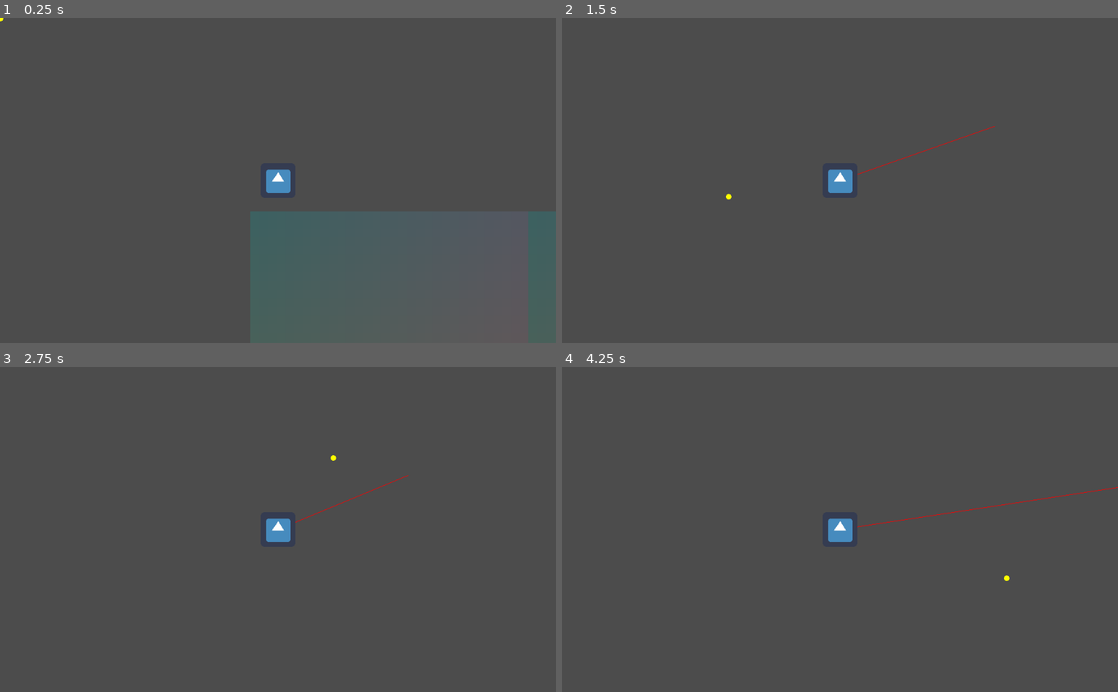
Above: before the commit, frames 1-4 (two rows, left to right).
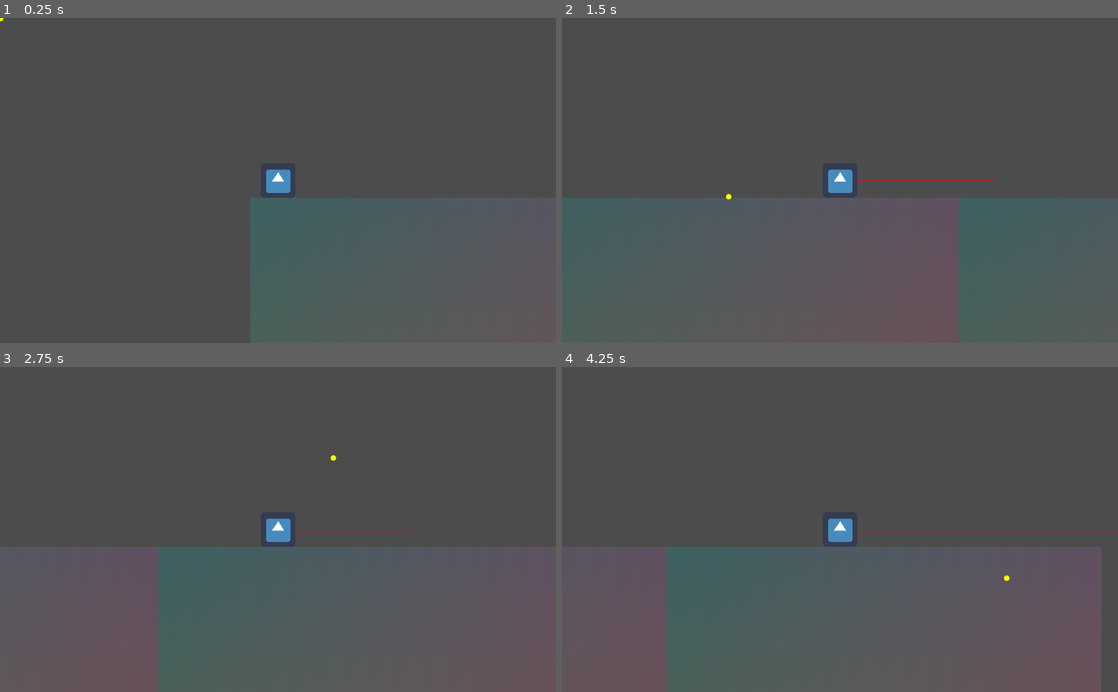
Above: after the commit, the same moments.

Repository: JaedanC/GoTeria
Game: Godot game, scene res://scenes/WorldSpawn/WorldSpawn.tscn
Two runs of this game, one before a commit and one after it. Both use one fixed random seed, a clock stepped at 60 frames per second and the inputs below. Before the commit the project starts from res://scenes/WorldSpawn.tscn. The engine's default icon, where the game draws it, is replaced by a stand-in: a white triangle on a blue panel in a dark square.
Inputs (mouse positions are in pixels of both pictures, inside the frame that each line leads up to):
- Up to frame 1 (0.25 s): no input
- Up to frame 2 (1.5 s): tap Enter at 0.5 s; move the mouse to (962, 164) at 0.52 s; hold D (move_right) from 0.53 s (still down); click (962, 164) at 0.6 s; tap Space (jump) at 0.77 s; move the mouse to (728, 196) at 1.27 s; right-click (728, 196) at 1.35 s
- Up to frame 3 (2.75 s): tap Space (jump) at 1.52 s; move the mouse to (333, 458) at 2.02 s; release D (move_right) at 2.03 s; hold A (move_left) from 2.03 s (still down); hold P (show_mappings) from 2.03 s (still down)
- Up to frame 4 (4.25 s): move the mouse to (812, 594) at 2.77 s; release A (move_left) at 2.78 s; release P (show_mappings) at 2.78 s; hold D (move_right) from 2.78 s (still down); tap Mouse wheel down (zoom_in) at 2.85 s; click (812, 594) at 2.92 s; tap Space (jump) at 3.02, 3.77 s; move the mouse to (1006, 578) at 3.52 s; hold Mouse wheel up (zoom_out) from 3.53 s (still down); tap M (save_world) at 4.15 s

The runs differ from the first frame. In frame 1, 1.1% of the frame differs, in the area x 95-100%, y 59-92%; in frame 2, 1.5%; in frame 3, 1.8%; in frame 4, 3.0%, in the area x 6-100%, y 36-100%.

Commit message:
Moved code. Removed hardcoding of hitbox. Collision is a component now

Diff:
--- a/Component.gd
+++ /dev/null
@@ -1,6 +0,0 @@
-extends Node2D
-
-var
-
-func _ready():
-	pass
--- a/WorldCollisionComponent.gd
+++ /dev/null
@@ -1,11 +0,0 @@
-extends Node2D
-
-var terrain = null
-var parent = null
-
-func _ready():
-	terrain = get_tree().get_root().find_node("Terrain", true, false)
-	parent = get_parent()
-
-func _physics_process(delta):
-	pass
--- a/project.godot
+++ b/project.godot
@@ -16,12 +16,12 @@
 [application]
 
 config/name="Testing"
-run/main_scene="res://scenes/WorldSpawn.tscn"
+run/main_scene="res://scenes/WorldSpawn/WorldSpawn.tscn"
 config/icon="res://icon.png"
 
 [autoload]
 
-InputLayering="*res://scenes/InputLayering.gd"
+InputLayering="*res://scenes/Singletons/InputLayering.gd"
 
 [display]
 
--- a/scenes/Block.tscn
+++ b/scenes/Block/Block.tscn
@@ -1,9 +1,12 @@
-[gd_scene load_steps=2 format=2]
+[gd_scene load_steps=3 format=2]
+
+[ext_resource path="res://scenes/Block/BlockHitbox.gd" type="Script" id=1]
 
 [sub_resource type="RectangleShape2D" id=1]
-extents = Vector2( 8, 8 )
+extents = Vector2( 1, 1 )
 
 [node name="Block" type="StaticBody2D"]
 
 [node name="Hitbox" type="CollisionShape2D" parent="."]
 shape = SubResource( 1 )
+script = ExtResource( 1 )
--- /dev/null
+++ b/scenes/Block/BlockHitbox.gd
@@ -0,0 +1,7 @@
+extends CollisionShape2D
+
+
+func _ready():
+	var shape = get_shape()
+	var terrain = get_tree().get_root().find_node("Terrain", true, false)
+	shape.extents = terrain.block_pixel_size / 2
--- a/scenes/Chunk/Chunk.gd
+++ b/scenes/Chunk/Chunk.gd
@@ -4,12 +4,10 @@
 var block_count : Vector2
 var block_pixel_size : Vector2
 
-var block_scene = preload("res://scenes/Block.tscn")
-
 var blocks = {
 }
 
-func _process(delta):
+func _process(_delta):
 #	update()
 	pass
 
@@ -40,10 +38,6 @@
 #				abs(sin(randi()) - 0.5)
 			)
 
-#			var block = block_scene.instance()
-#			block.position = Vector2(i, j) * self.block_pixel_size + self.block_pixel_size / 2
-#			add_child(block)
-
 
 func save_chunk():
 	"""
@@ -62,8 +56,8 @@
 	chunk.open_compressed("user://chunk_data/%s.dat" % chunk_position, File.WRITE, File.COMPRESSION_ZSTD)
 
 	# Save all chunk data in here
-	for i in range(block_count.x):
-		for j in range(block_count.y):
+	for _i in range(block_count.x):
+		for _j in range(block_count.y):
 			chunk.store_16(floor(rand_range(0, 5)))
 	chunk.close()
 
--- /dev/null
+++ b/scenes/Components/CollisionComponent.gd
@@ -0,0 +1,101 @@
+extends Node2D
+
+var terrain = null
+var parent = null
+var parent_hitbox = null
+var parent_rigidbody = null
+
+var prev_parent_hitbox_rect = null
+var next_parent_hitbox_rect = null
+var merged_parent_hitbox_rect = null
+
+var block_scene = preload("res://scenes/Block/Block.tscn")
+var loaded_blocks = {}
+
+func _ready():
+	terrain = get_tree().get_root().find_node("Terrain", true, false)
+	parent = get_parent()
+	parent_hitbox = parent.find_node("Hitbox", true, false)
+	parent_rigidbody = parent.find_node("Rigidbody", true, false)
+	parent.velocity
+
+func _physics_process(delta):
+	update_collision_visiblity_rect(delta)
+	delete_invisible_blocks_hitboxes()
+	create_visible_blocks_hitboxes()
+	move(parent.velocity, delta)
+
+func update_collision_visiblity_rect(delta):
+	var hitbox_size = parent_hitbox.get_shape().get_extents()
+	# TODO Hardcoded hitbox size
+	var collision_visibility = parent_hitbox.position - hitbox_size
+	prev_parent_hitbox_rect = Rect2(collision_visibility + parent_rigidbody.position, 2 * hitbox_size)
+	next_parent_hitbox_rect = prev_parent_hitbox_rect
+	next_parent_hitbox_rect.position += parent.velocity * delta
+	merged_parent_hitbox_rect = next_parent_hitbox_rect.merge(prev_parent_hitbox_rect)
+
+func create_visible_blocks_hitboxes():
+	var visible_blocks = get_hitbox_visibility_points(merged_parent_hitbox_rect)
+	for visible_block_point in visible_blocks:
+		if loaded_blocks.has(visible_block_point):
+			continue
+
+		var existing_block = terrain.get_block_from_world_position(visible_block_point * terrain.block_pixel_size)
+		if existing_block and existing_block["id"] != 0:
+			var block = block_scene.instance()
+			block.position = visible_block_point * terrain.block_pixel_size + terrain.block_pixel_size / 2
+			add_child(block)
+			loaded_blocks[visible_block_point] = block
+
+func delete_invisible_blocks_hitboxes():
+	var visible_blocks = {}
+	for visible_block_point in get_hitbox_visibility_points(merged_parent_hitbox_rect):
+		if loaded_blocks.has(visible_block_point):
+			var existing_block_data = terrain.get_block_from_world_position(visible_block_point * terrain.block_pixel_size)
+			if existing_block_data["id"] == 0:
+				continue
+			visible_blocks[visible_block_point] = loaded_blocks[visible_block_point]
+			loaded_blocks.erase(visible_block_point)
+
+	for invisible_blocks in loaded_blocks.keys():
+		loaded_blocks[invisible_blocks].queue_free()
+
+	loaded_blocks = visible_blocks
+
+func get_hitbox_visibility_points(area : Rect2) -> Array:
+	var visibility_points = []
+	var top_left = (area.position / terrain.block_pixel_size).floor()
+	var bottom_right = ((area.position + area.size) / terrain.block_pixel_size).floor()
+	for i in range(top_left.x, bottom_right.x + 1):
+		for j in range(top_left.y, bottom_right.y + 1):
+			var visible_point = Vector2(i, j)
+			visibility_points.append(visible_point)
+	return visibility_points
+
+func move(vector : Vector2, delta):
+#	self.parent_rigidbody.move_and_slide_with_snap(vector, Vector2(0, -1))
+#	self.parent.velocity = self.parent_rigidbody.move_and_slide(vector, Vector2(0, -1))
+	var horizontal_vector = Vector2(vector.x, 0)
+	var vertical_vector = Vector2(0, vector.y)
+
+	var new_horizontal_vector = self.parent_rigidbody.move_and_slide(horizontal_vector)
+	var new_vertical_vector = self.parent_rigidbody.move_and_slide(vertical_vector)
+	self.parent.velocity = Vector2(new_horizontal_vector.x, new_vertical_vector.y)
+
+
+#	self.parent_rigidbody.move_and_slide
+#	var collision = self.parent_rigidbody.move_and_collide(delta * vector)
+#	if collision:
+#		var normal = collision.get_normal()
+#		print(normal)
+#		if normal == Vector2(0, -1):
+#			self.parent.velocity.y = 0
+#		if normal == Vector2(1, 0):
+#			self.parent.velocity.x = 0
+#		if normal == Vector2(-1, 0):
+#			self.parent.velocity.x = 0
+
+#	if self.parent_rigidbody.is_on_floor():
+#		self.parent.velocity.y = 0
+#	if self.parent_rigidbody.is_on_wall():
+#		self.parent.velocity.x = 0
--- a/scenes/Components/WorldCollisionComponent.tscn
+++ b/scenes/Components/WorldCollisionComponent.tscn
@@ -1,6 +1,6 @@
 [gd_scene load_steps=2 format=2]
 
-[ext_resource path="res://WorldCollisionComponent.gd" type="Script" id=1]
+[ext_resource path="res://scenes/Components/CollisionComponent.gd" type="Script" id=1]
 
-[node name="WorldCollisionComponent" type="Node2D"]
+[node name="CollisionComponent" type="Node2D"]
 script = ExtResource( 1 )
--- a/scenes/Player/Player.gd
+++ b/scenes/Player/Player.gd
@@ -6,13 +6,6 @@
 var terrain = null
 
 var velocity = Vector2(0, 0)
-
-var original_player_hitbox = null
-var next_physics_player_hitbox = null
-var visibility_hitbox = null
-
-var block_scene = preload("res://scenes/Block.tscn")
-var blocks = {}
 
 func _ready():
 	self.camera = find_node("Camera")
@@ -42,7 +35,7 @@
 
 	update()
 
-func _physics_process(delta):
+func _physics_process(_delta):
 	if InputLayering.pop_action("move_left"):
 		velocity.x -= 50
 
@@ -61,19 +54,6 @@
 	if InputLayering.pop_action("brake"):
 		velocity = Vector2(0, 0)
 
-
-	update_collision_visiblity_rect(delta)
-	delete_invisible_blocks_hitboxes()
-	create_visible_blocks_hitboxes()
-	move(velocity)
-
-func move(vector : Vector2):
-	self.rigidbody.move_and_slide(vector, Vector2(0, -1))
-	if self.rigidbody.is_on_floor():
-		self.velocity.y = 0
-	if self.rigidbody.is_on_wall():
-		self.velocity.x = 0
-
 func _input(event):
 	if event.is_action_pressed("zoom_in"):
 		camera.zoom += Vector2(0.25, 0.25)
@@ -83,37 +63,6 @@
 
 	camera.zoom.x = clamp(camera.zoom.x, 0.5, 3)
 	camera.zoom.y = clamp(camera.zoom.y, 0.5, 3)
-
-func create_visible_blocks_hitboxes():
-	var visible_blocks = get_hitbox_visibility_points(visibility_hitbox)
-
-	for visible_block_point in visible_blocks:
-		if blocks.has(visible_block_point):
-			continue
-
-		var existing_block = terrain.get_block_from_world_position(visible_block_point * terrain.block_pixel_size)
-		if existing_block and existing_block["id"] != 0:
-			var block = block_scene.instance()
-			block.position = visible_block_point * terrain.block_pixel_size + terrain.block_pixel_size / 2
-			add_child(block)
-
-			blocks[visible_block_point] = block
-
-func delete_invisible_blocks_hitboxes():
-	var visible_blocks = {}
-
-	for visible_block_point in get_hitbox_visibility_points(visibility_hitbox):
-		if blocks.has(visible_block_point):
-			var existing_block_data = terrain.get_block_from_world_position(visible_block_point * terrain.block_pixel_size)
-			if existing_block_data["id"] == 0:
-				continue
-			visible_blocks[visible_block_point] = blocks[visible_block_point]
-			blocks.erase(visible_block_point)
-
-	for invisible_blocks in blocks.keys():
-		blocks[invisible_blocks].queue_free()
-
-	blocks = visible_blocks
 
 func get_visibility_points() -> Array:
 	"""
@@ -131,7 +80,6 @@
 	]
 	"""
 	# Grab important data
-	var terrain = get_tree().get_root().find_node("Terrain", true, false)
 	var smoothed_position = find_node("Smoothing").position
 	var viewport_rectangle = get_viewport_rect()
 
@@ -173,24 +121,6 @@
 	var world_position = self.smoothing.position + screen_position * camera.zoom
 	return world_position - camera.zoom * get_viewport_rect().size/2
 
-func update_collision_visiblity_rect(delta):
-	# TODO Hardcoded hitbox size
-	var collision_visibility = find_node("Hitbox", true, false).position - Vector2(32, 32)
-	original_player_hitbox = Rect2(collision_visibility + rigidbody.position, 2 * Vector2(32, 32))
-	next_physics_player_hitbox = original_player_hitbox
-	next_physics_player_hitbox.position += velocity * delta
-	visibility_hitbox = next_physics_player_hitbox.merge(original_player_hitbox)
-
-func get_hitbox_visibility_points(area : Rect2) -> Array:
-	var visibility_points = []
-	var top_left = (area.position / terrain.block_pixel_size).floor()
-	var bottom_right = ((area.position + area.size) / terrain.block_pixel_size).floor()
-	for i in range(top_left.x, bottom_right.x + 1):
-		for j in range(top_left.y, bottom_right.y + 1):
-			var visible_point = Vector2(i, j)
-			visibility_points.append(visible_point)
-	return visibility_points
-
 func _draw():
 #	for point in get_visibility_points():
 #		draw_circle(
--- a/scenes/Player.tscn
+++ b/scenes/Player/Player.tscn
@@ -1,10 +1,11 @@
-[gd_scene load_steps=7 format=2]
+[gd_scene load_steps=8 format=2]
 
 [ext_resource path="res://icon.png" type="Texture" id=1]
 [ext_resource path="res://scenes/Player/Camera.gd" type="Script" id=2]
 [ext_resource path="res://scenes/Components/GravityComponent.tscn" type="PackedScene" id=3]
 [ext_resource path="res://addons/smoothing/smoothing_2d.gd" type="Script" id=4]
 [ext_resource path="res://scenes/Player/Player.gd" type="Script" id=5]
+[ext_resource path="res://scenes/Components/WorldCollisionComponent.tscn" type="PackedScene" id=6]
 
 [sub_resource type="RectangleShape2D" id=1]
 extents = Vector2( 32, 32 )
@@ -14,6 +15,7 @@
 
 [node name="Rigidbody" type="KinematicBody2D" parent="."]
 position = Vector2( 51, -57 )
+collision/safe_margin = 0.008
 
 [node name="Hitbox" type="CollisionShape2D" parent="Rigidbody"]
 shape = SubResource( 1 )
@@ -36,4 +38,5 @@
 script = ExtResource( 2 )
 
 [node name="GravityComponent" parent="." instance=ExtResource( 3 )]
-enabled = false
+
+[node name="CollisionComponent" parent="." instance=ExtResource( 6 )]
--- a/scenes/Terrain/Terrain.gd
+++ b/scenes/Terrain/Terrain.gd
@@ -4,7 +4,7 @@
 export(Vector2) var block_pixel_size
 export(Vector2) var world_size_in_chunks
 export(Vector2) var chunk_block_count
-var chunk_scene = preload("res://scenes/Chunk.tscn")
+var chunk_scene = preload("res://scenes/Chunk/Chunk.tscn")
 
 var loaded_chunks = {}
 var player = null
--- a/scenes/WorldSpawn.tscn
+++ b/scenes/WorldSpawn/WorldSpawn.tscn
@@ -1,12 +1,12 @@
 [gd_scene load_steps=10 format=2]
 
-[ext_resource path="res://scenes/Player.tscn" type="PackedScene" id=1]
+[ext_resource path="res://scenes/Player/Player.tscn" type="PackedScene" id=1]
 [ext_resource path="res://scenes/WorldSpawn/Keyboard.gd" type="Script" id=2]
 [ext_resource path="res://scenes/WorldSpawn/Mouse.gd" type="Script" id=3]
 [ext_resource path="res://scenes/WorldSpawn/Joystick.gd" type="Script" id=4]
 [ext_resource path="res://scenes/WorldSpawn/Axis.gd" type="Script" id=5]
 [ext_resource path="res://scenes/WorldSpawn/WorldSpawn.gd" type="Script" id=6]
-[ext_resource path="res://scenes/Terrain.tscn" type="PackedScene" id=7]
+[ext_resource path="res://scenes/Terrain/Terrain.tscn" type="PackedScene" id=7]
 [ext_resource path="res://scenes/WorldSpawn/ActionMapping.gd" type="Script" id=11]
 [ext_resource path="res://scenes/WorldSpawn/ConfigHandler.gd" type="Script" id=12]
 
@@ -32,5 +32,6 @@
 script = ExtResource( 5 )
 
 [node name="Terrain" parent="." instance=ExtResource( 7 )]
+chunk_block_count = Vector2( 50, 32 )
 
 [node name="Player" parent="." instance=ExtResource( 1 )]
Renamed: scenes/Chunk.tscn -> scenes/Chunk/Chunk.tscn
Renamed: scenes/InputLayering.gd -> scenes/Singletons/InputLayering.gd
Renamed: scenes/Terrain.tscn -> scenes/Terrain/Terrain.tscn
